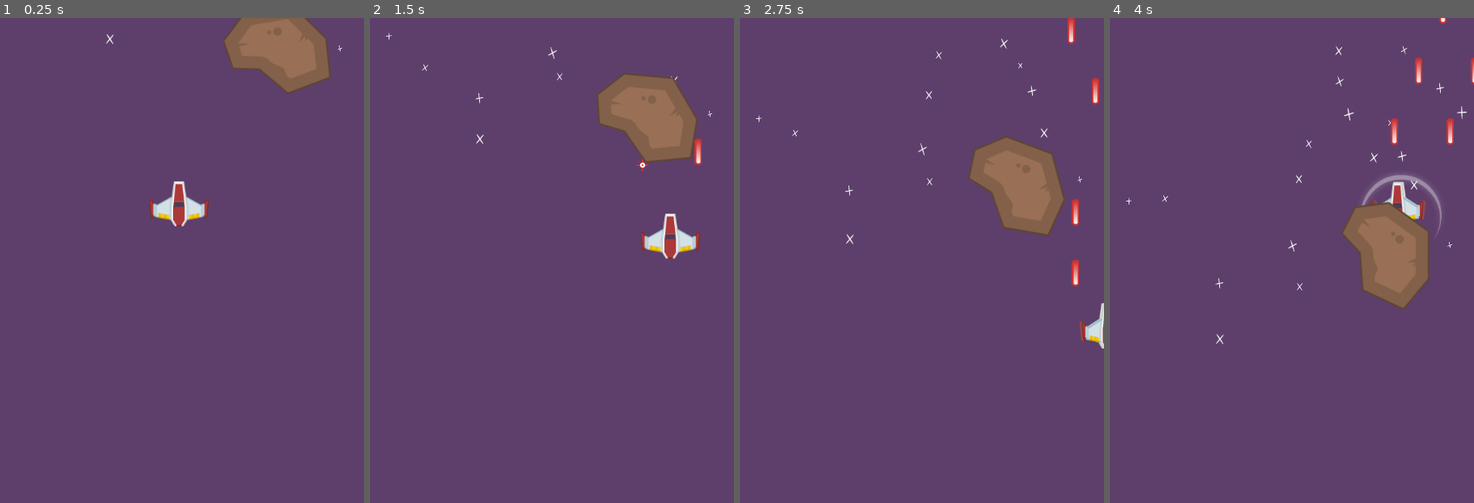
Above: before the commit, frames 1-4 (left to right).
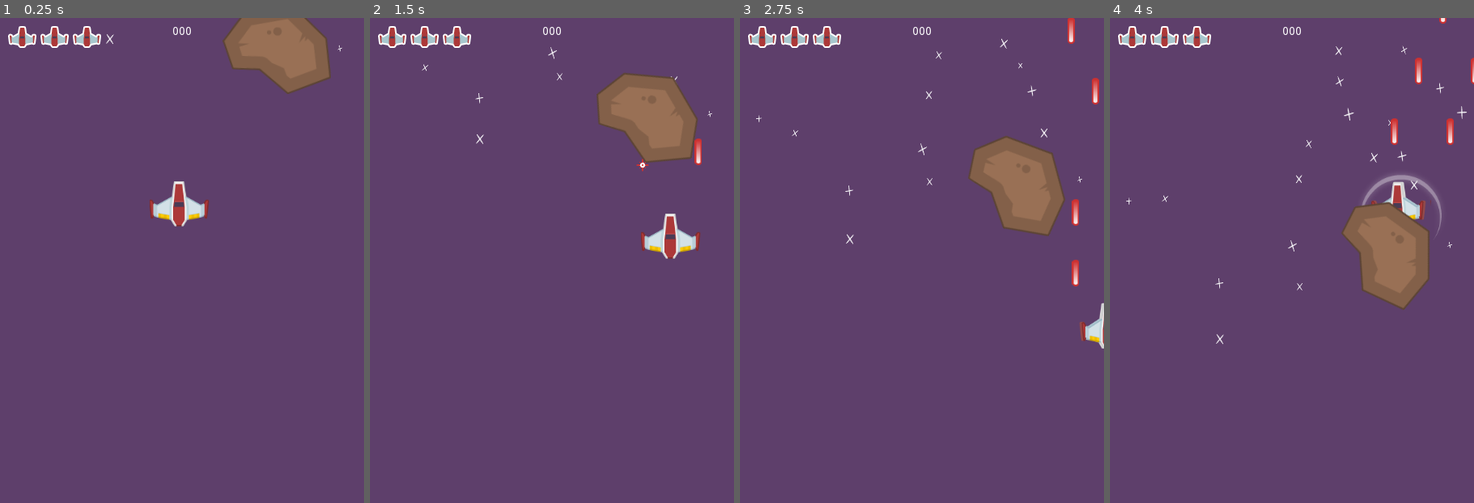
Above: after the commit, the same moments.

Repository: Boyquotes/Bronze-Bison
Game: Godot game, scene res://MainScenes/Gameplay.tscn
Two runs of this game, one before a commit and one after it. Both use one fixed random seed, a clock stepped at 60 frames per second and the inputs below.
Inputs:
- Up to frame 1 (0.25 s): no input
- Up to frame 2 (1.5 s): hold D (move_right) 0.53-1.28 s; hold Space (shoot) 0.53-1.28 s; hold S (move_down) from 1.28 s (still down); tap Space (shoot) at 1.35 s
- Up to frame 3 (2.75 s): release S (move_down) at 2.03 s; hold D (move_right) from 2.03 s (still down); hold Space (shoot) from 2.03 s (still down)
- Up to frame 4 (4 s): release D (move_right) at 2.78 s; release Space (shoot) at 2.78 s; hold W (move_up) 2.78-3.53 s; tap Space (shoot) at 2.85 s; hold A (move_left) from 3.53 s (still down); hold Space (shoot) from 3.53 s (still down)

The runs differ from the first frame. In frame 1, 0.7% of the frame differs, in the area x 2-53%, y 1-7%; in frame 2, 0.7%; in frame 3, 0.7%; in frame 4, 0.7%.

Commit message:
Added HUD

Diff:
--- /dev/null
+++ b/HUD/HUD.gd
@@ -0,0 +1,17 @@
+extends Control
+
+var pLifeIcon := preload("res://HUD/LifeIcon.tscn")
+onready var lifeContainer := $LifeContainer
+
+func _ready():
+	clearLives()
+	setLives(3)
+
+func clearLives():
+	for child in lifeContainer.get_children():
+		child.queue_free()
+
+func setLives(lives: int):
+	clearLives()
+	for i in range(lives):
+		lifeContainer.add_child(pLifeIcon.instance())
--- /dev/null
+++ b/HUD/HUD.tscn
@@ -0,0 +1,22 @@
+[gd_scene load_steps=2 format=2]
+
+[ext_resource path="res://HUD/HUD.gd" type="Script" id=1]
+
+[node name="HUD" type="Control"]
+anchor_right = 1.0
+anchor_bottom = 1.0
+script = ExtResource( 1 )
+
+[node name="LifeContainer" type="HBoxContainer" parent="."]
+margin_left = 10.0
+margin_top = 10.0
+margin_right = 40.0
+margin_bottom = 40.0
+custom_constants/separation = 5
+
+[node name="Score" type="Label" parent="."]
+anchor_right = 1.0
+margin_top = 10.0
+margin_bottom = 14.0
+text = "000"
+align = 1
--- /dev/null
+++ b/HUD/LifeIcon.tscn
@@ -0,0 +1,8 @@
+[gd_scene load_steps=2 format=2]
+
+[ext_resource path="res://Textures/life.png" type="Texture" id=1]
+
+[node name="LifeIcon" type="TextureRect"]
+margin_right = 40.0
+margin_bottom = 40.0
+texture = ExtResource( 1 )
--- a/MainScenes/Gameplay.tscn
+++ b/MainScenes/Gameplay.tscn
@@ -1,11 +1,12 @@
-[gd_scene load_steps=5 format=2]
+[gd_scene load_steps=6 format=2]
 
 [ext_resource path="res://Player/Player.tscn" type="PackedScene" id=1]
 [ext_resource path="res://Textures/backgroundColor.png" type="Texture" id=2]
 [ext_resource path="res://Textures/starBig.png" type="Texture" id=3]
 [ext_resource path="res://Meteor/Meteor.tscn" type="PackedScene" id=4]
+[ext_resource path="res://HUD/HUD.tscn" type="PackedScene" id=5]
 
-[node name="Gameplay" type="Node2D"]
+[node name="Gameplay" type="Node"]
 
 [node name="Background" type="Sprite" parent="."]
 scale = Vector2( 3.04667, 4.1 )
@@ -34,3 +35,5 @@
 
 [node name="Meteor" parent="." instance=ExtResource( 4 )]
 position = Vector2( 343, 21 )
+
+[node name="HUD" parent="." instance=ExtResource( 5 )]
Binary file changed: instructions.txt
Not shown, changed: youtube.txt
